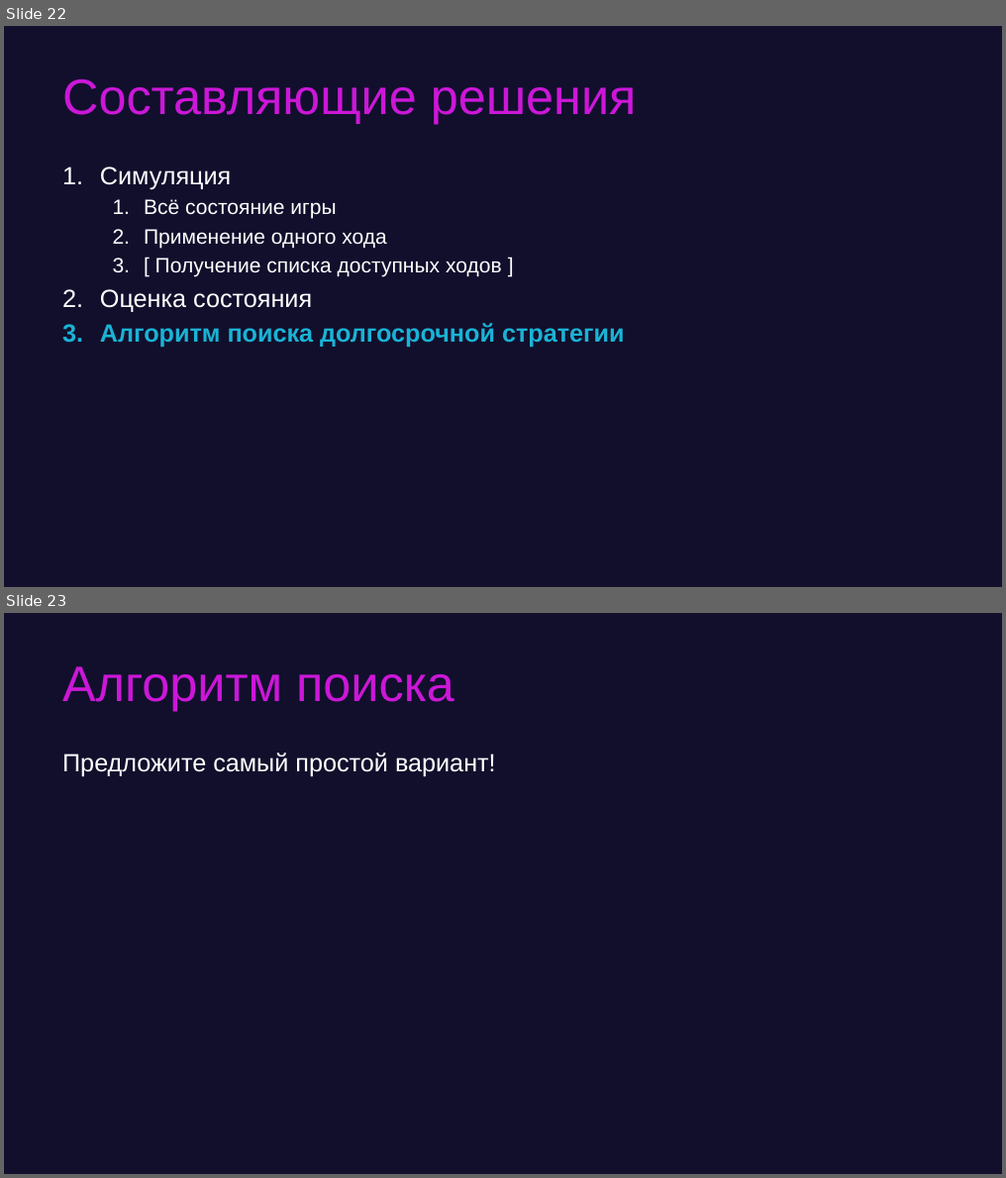
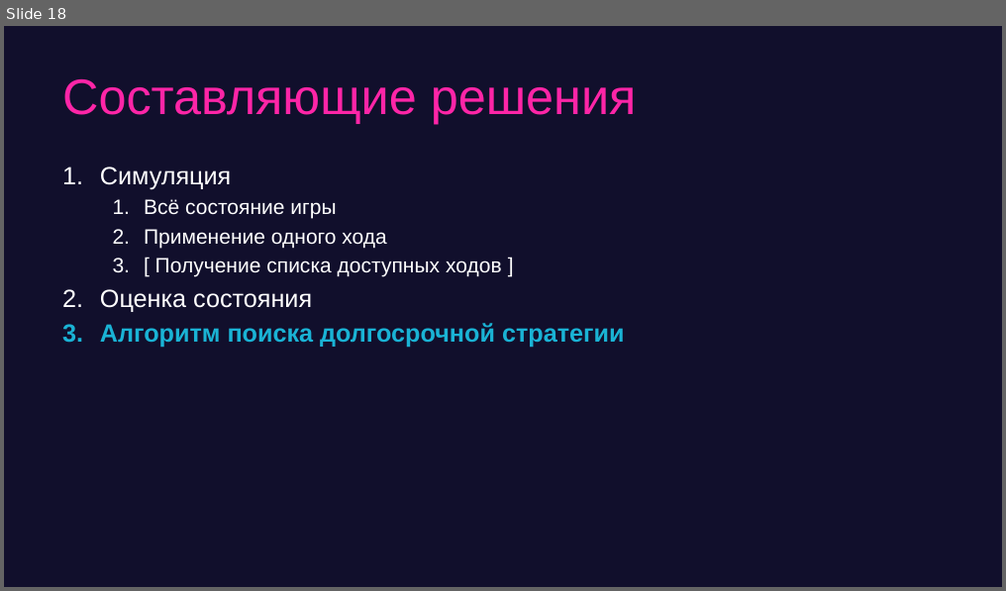
Before and after one commit to game-ai-course/game-ai-school, a slide deck: day1-montecarlo.pptx. Shown one above the other, each under a label of ours: slides 22 and 23 before the commit, slide 18 after it. The pictures are 1006x1178 and 1006x591 pixels, drawn with LibreOffice and Linux fonts; fonts in the diff are those of the drawing. Boxes give left, top, right and bottom in pixels: in the first picture for what was removed or moved away, otherwise in the second. Text is boxed around its words. In the diff, an @@ line names an element or a change of style, - is before the commit and + after.

```diff
--- a/day1-montecarlo.pptx
+++ b/day1-montecarlo.pptx
@@ slide 23 removed at (4, 613, 1002, 1174), background #110F2C @@
@@ title removed at (62, 666, 454, 711) @@
-Алгоритм поиска
@@ text removed at (62, 753, 496, 777) @@
-Предложите самый простой вариант!
@@ what was slide 22 is now slide 18 @@
@@ slide 18 changed as well @@
@@ title "Составляющие решения" at (62, 79, 637, 124): text colour #CC17D8 to #FE25A7 @@
```
Also in this commit, not shown: 15 other slides changed, 9 slides added, 11 other slides removed, 5 other files.
